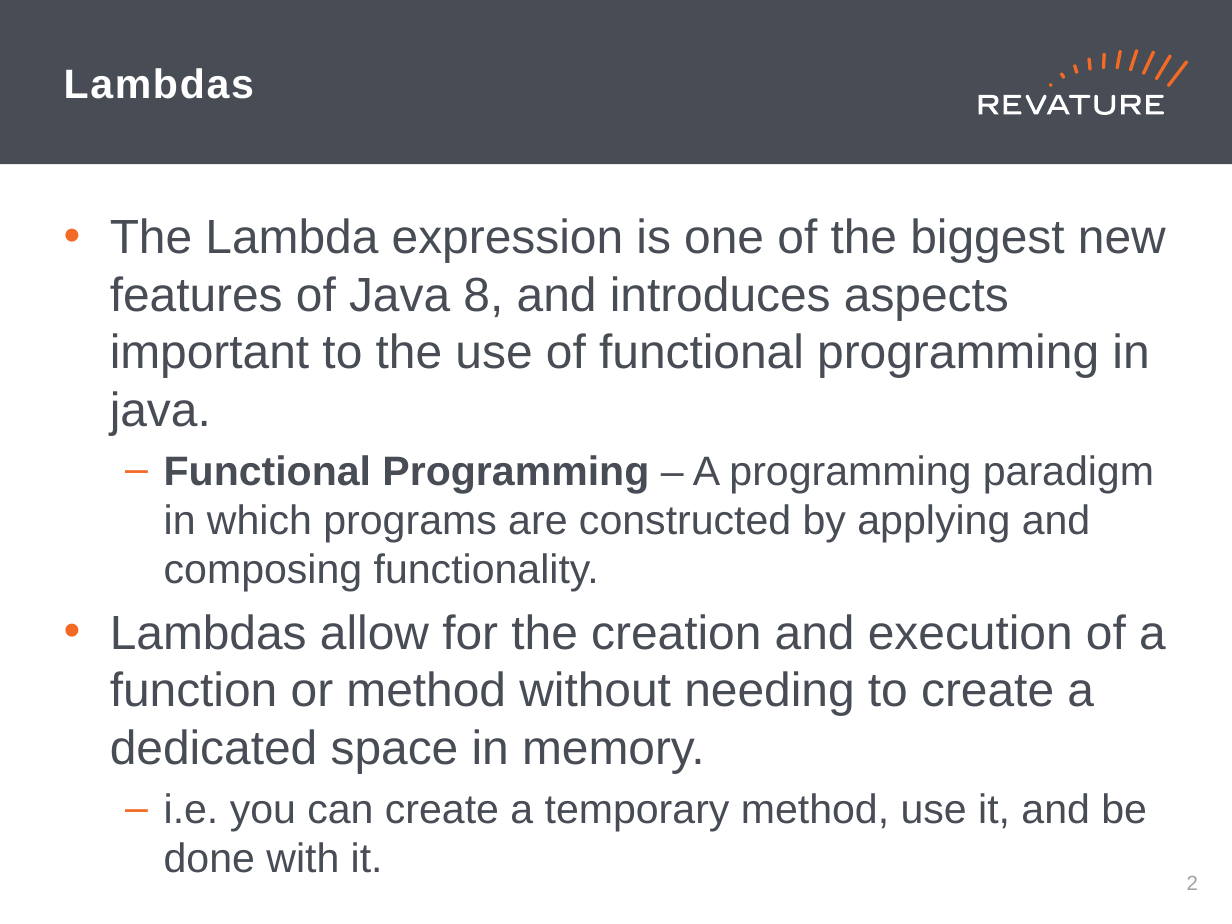
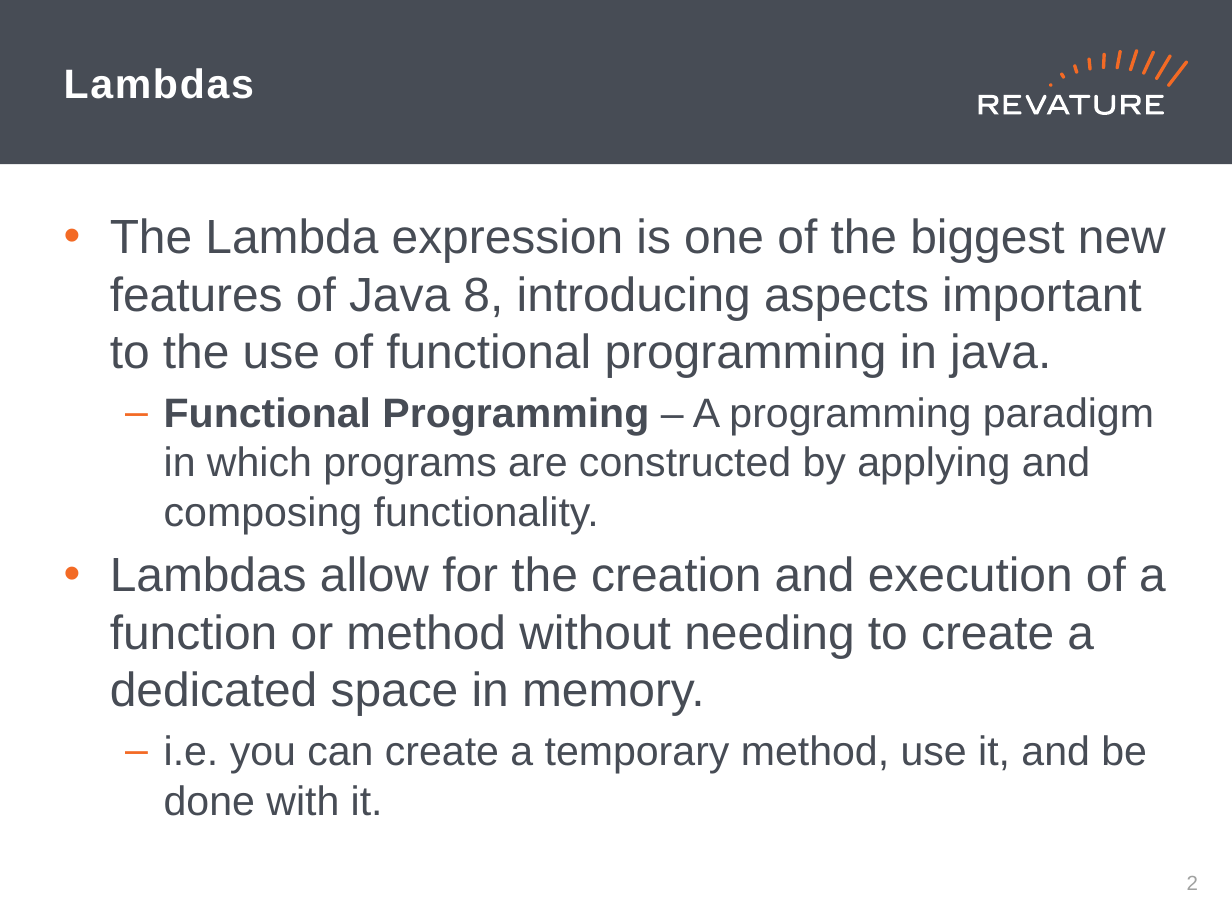
Before and after one commit to brynportella/RAP-210308, a slide deck: slide 3 of PPT/Day_30.pptx. Drawn at 1232x924 pixels with LibreOffice and Linux fonts; fonts in the diff are those of the drawing. Boxes give left, top, right and bottom in pixels: in the first picture for what was removed or moved away, otherwise in the second. Text is boxed around its words. In the diff, an @@ line names an element or a change of style, - is before the commit and + after.

```diff
--- a/PPT/Day_30.pptx
+++ b/PPT/Day_30.pptx
@@ text at [110, 218, 1166, 377]: text changed @@
-• The Lambda expression is one of the biggest new features of Java 8, and introduces aspects important to the use of functional programming in java.
+• The Lambda expression is one of the biggest new features of Java 8, introducing aspects important to the use of functional programming in java.
```
Also in this commit, not shown: 2 other slides changed, 2 slides added, 27 other files.
